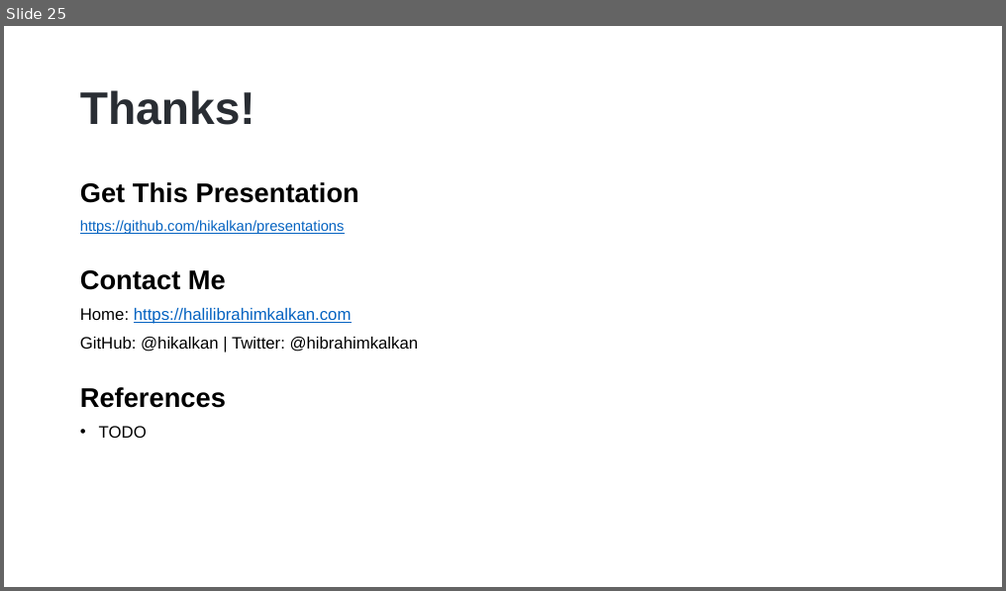
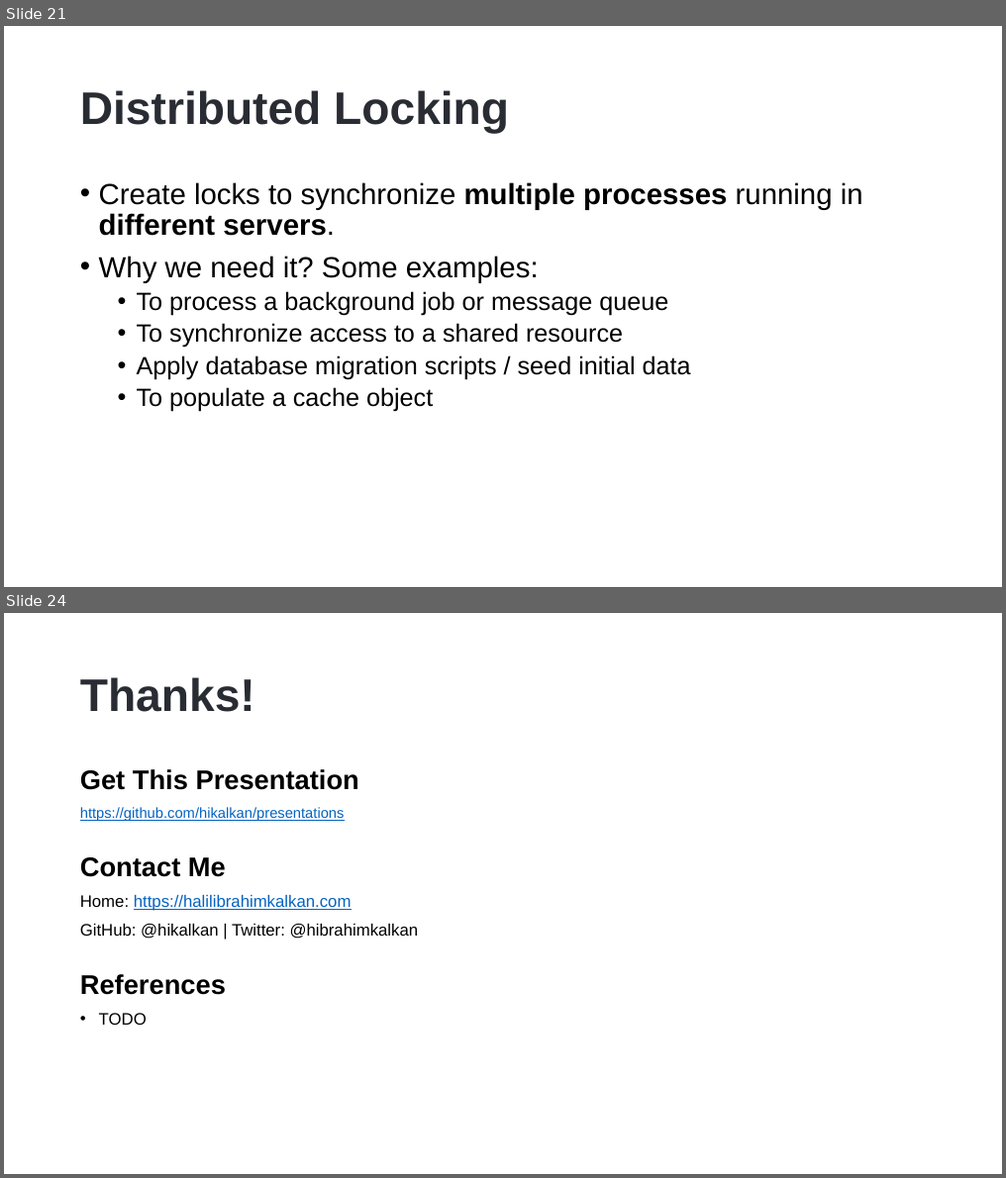
Before and after one commit to hikalkan/presentations, a slide deck: 2023-06-01 Dealing with Concurrency - Multi-Threading in Dotnet/Dotnet-Multi-Threading.pptx. Shown one above the other, each under a label of ours: slide 25 before the commit, slides 21 and 24 after it; the slides between them are not shown. The pictures are 1006x591 and 1006x1178 pixels, drawn with LibreOffice and Linux fonts; fonts in the diff are those of the drawing; background and template pictures are left out. Boxes give left, top, right and bottom in pixels: in the first picture for what was removed or moved away, otherwise in the second. Text is boxed around its words. In the diff, an @@ line names an element or a change of style, - is before the commit and + after.

```diff
--- a/2023-06-01 Dealing with Concurrency - Multi-Threading in Dotnet/Dotnet-Multi-Threading.pptx
+++ b/2023-06-01 Dealing with Concurrency - Multi-Threading in Dotnet/Dotnet-Multi-Threading.pptx
@@ slide 21 added at (4,26,1002,587), background picture (left out) @@
@@ title added at (80,90,509,134), 44 pt, text #292D33, bold @@
+Distributed Locking
@@ text added at (99,182,863,412), 24 pt, text #000000 @@
+• Create locks to synchronize multiple processes running in different servers.
+• Why we need it? Some examples:
+  • To process a background job or message queue
+  • To synchronize access to a shared resource
+  • Apply database migration scripts / seed initial data
+  • To populate a cache object
@@ what was slide 25 is now slide 24 @@
```
Also in this commit, not shown: 1 slide changed, 4 other slides added, 3 slides removed.
